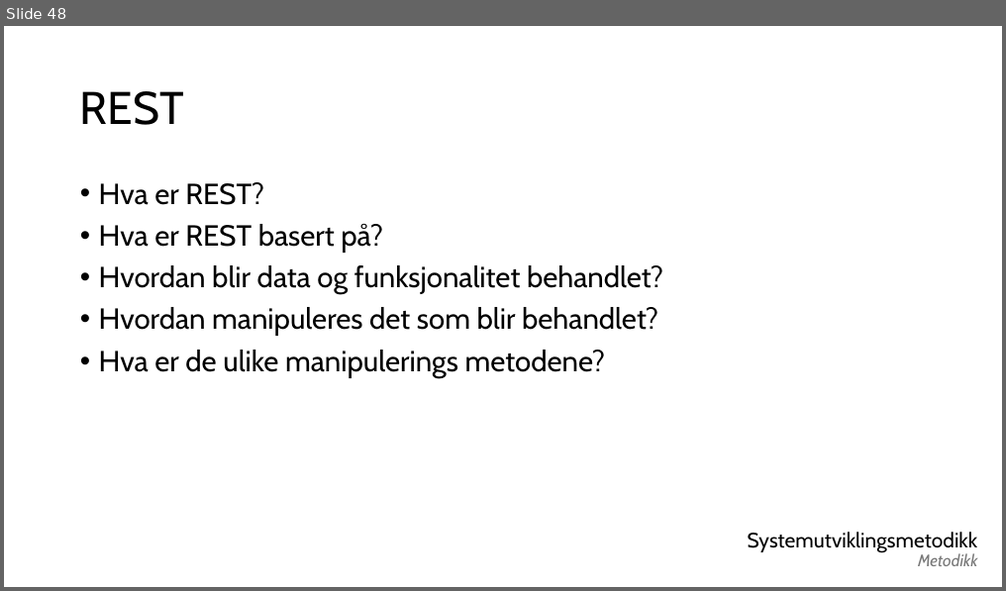
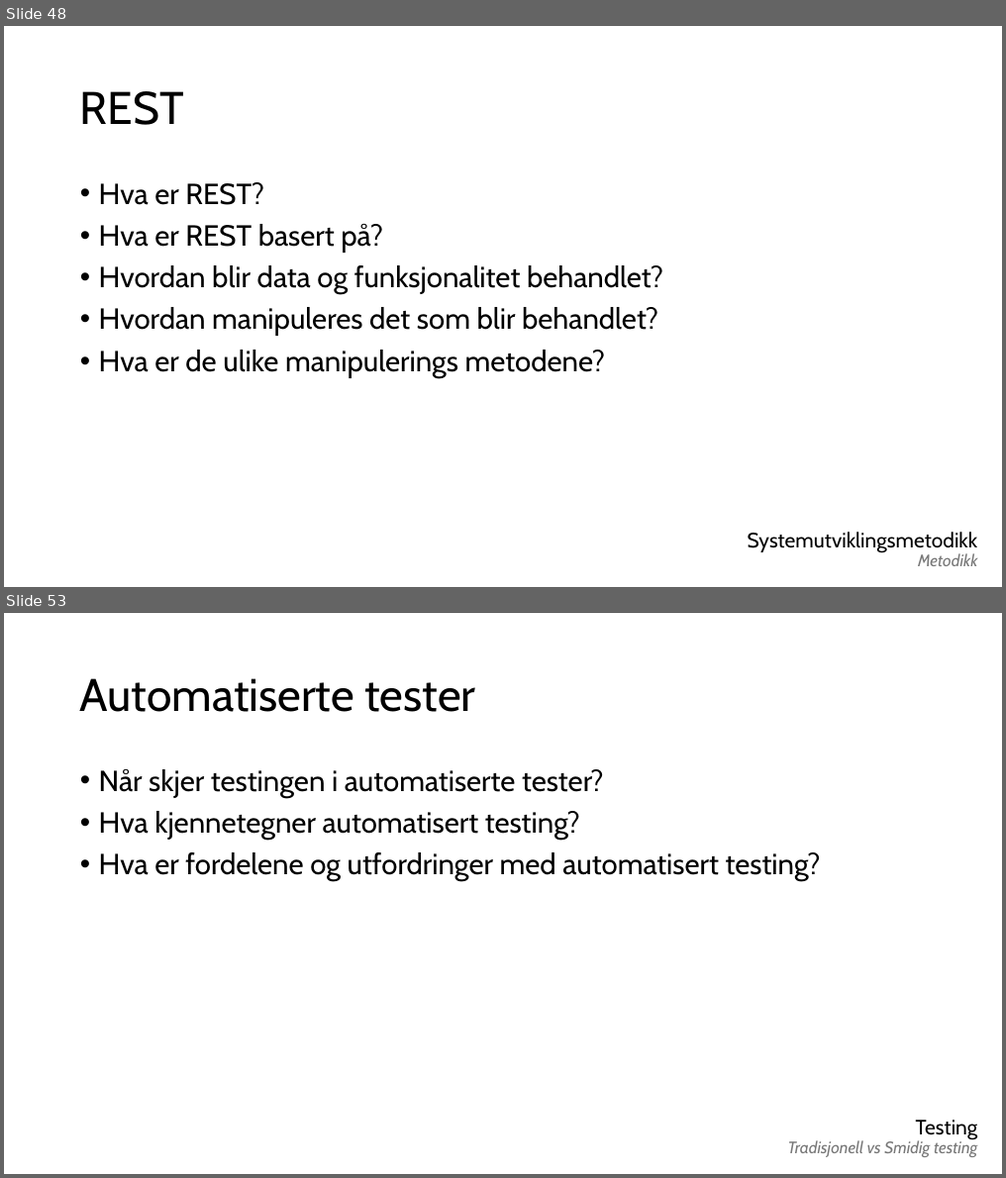
Before and after one commit to real-eo/IDATT1005-Systemutvikling, a slide deck: 2026 VÅR/Eksamensøving/Slides.pptx. Shown one above the other, each under a label of ours: slide 48 before the commit, slides 48 and 53 after it; the slides between them are not shown. The pictures are 1006x591 and 1006x1178 pixels, drawn with LibreOffice and Linux fonts; fonts in the diff are those of the drawing. Boxes give left, top, right and bottom in pixels: in the first picture for what was removed or moved away, otherwise in the second. Text is boxed around its words. In the diff, an @@ line names an element or a change of style, - is before the commit and + after.

```diff
--- a/2026 VÅR/Eksamensøving/Slides.pptx
+++ b/2026 VÅR/Eksamensøving/Slides.pptx
@@ slide 53 added at bbox=[4, 613, 1002, 1174], background #FFFFFF @@
@@ title added at bbox=[80, 678, 475, 712], 44 pt, text #000000 @@
+Automatiserte tester
@@ text added at bbox=[99, 769, 821, 881], 28 pt, text #000000 @@
+• Når skjer testingen i automatiserte tester?
+• Hva kjennetegner automatisert testing?
+• Hva er fordelene og utfordringer med automatisert testing?
@@ text added at bbox=[788, 1140, 977, 1157], 16 pt, text #797979, italic @@
+Tradisjonell vs Smidig testing
@@ text added at bbox=[916, 1120, 978, 1141], 20 pt, text #000000 @@
+Testing
```
Also in this commit, not shown: 5 slides changed, 28 other slides added.
